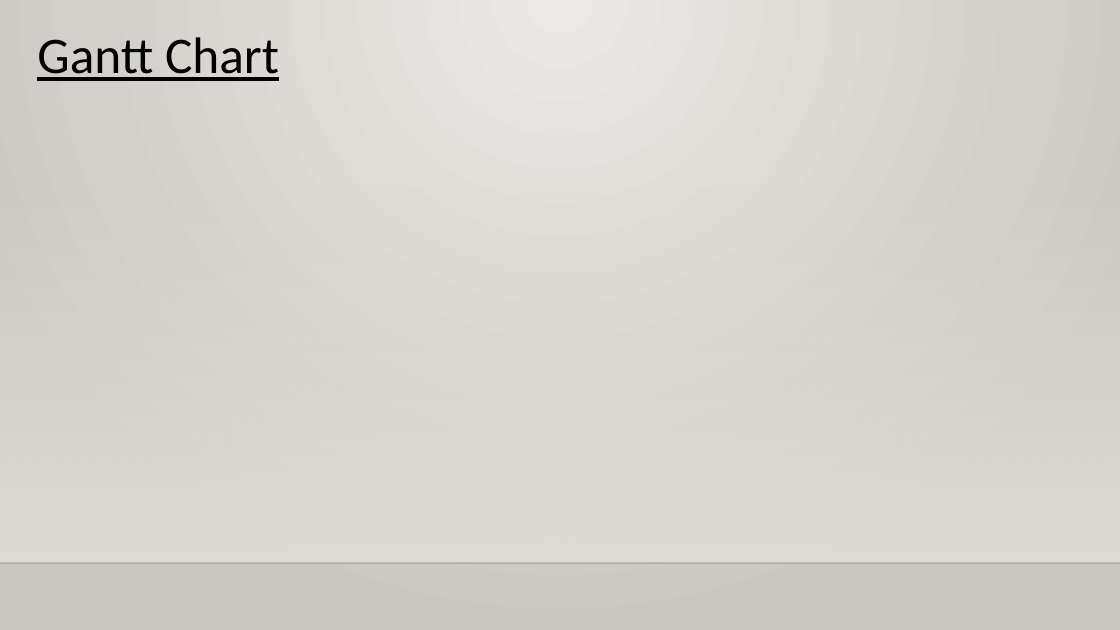
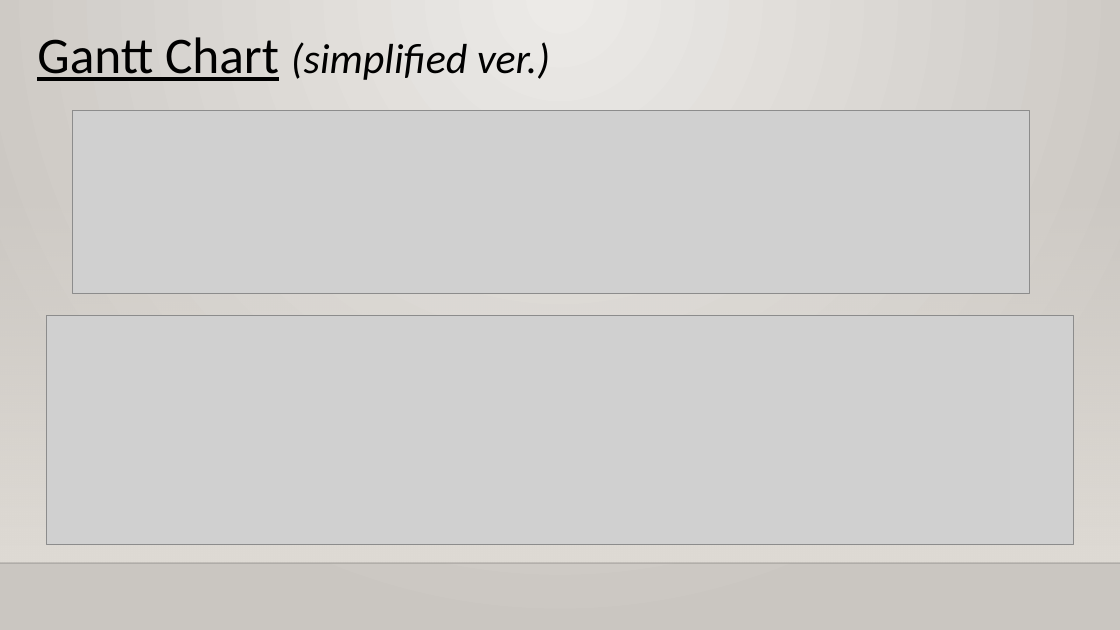
Before and after one commit to XtremisStudio/Project-Management, a slide deck: slide 18 of PRMGT_Presentation_Template.pptx (slide 8 before the commit). Drawn at 1120x630 pixels with LibreOffice and Linux fonts; fonts in the diff are those of the drawing; grey boxes stand for pictures; background and template pictures are left out. Boxes give left, top, right and bottom in pixels: in the first picture for what was removed or moved away, otherwise in the second. Text is boxed around its words. In the diff, an @@ line names an element or a change of style, - is before the commit and + after.

```diff
--- a/PRMGT_Presentation_Template.pptx
+++ b/PRMGT_Presentation_Template.pptx
@@ text at (37,37,550,81): text changed; size 44 to 36 pt; italic on @@
-Gantt Chart
+Gantt Chart (simplified ver.)
@@ picture added at (72,111,1029,293) @@
@@ picture added at (46,315,1074,544) @@
```
Also in this commit, not shown: 10 other slides changed, 15 slides added, 1 slide removed, 3 other files.
